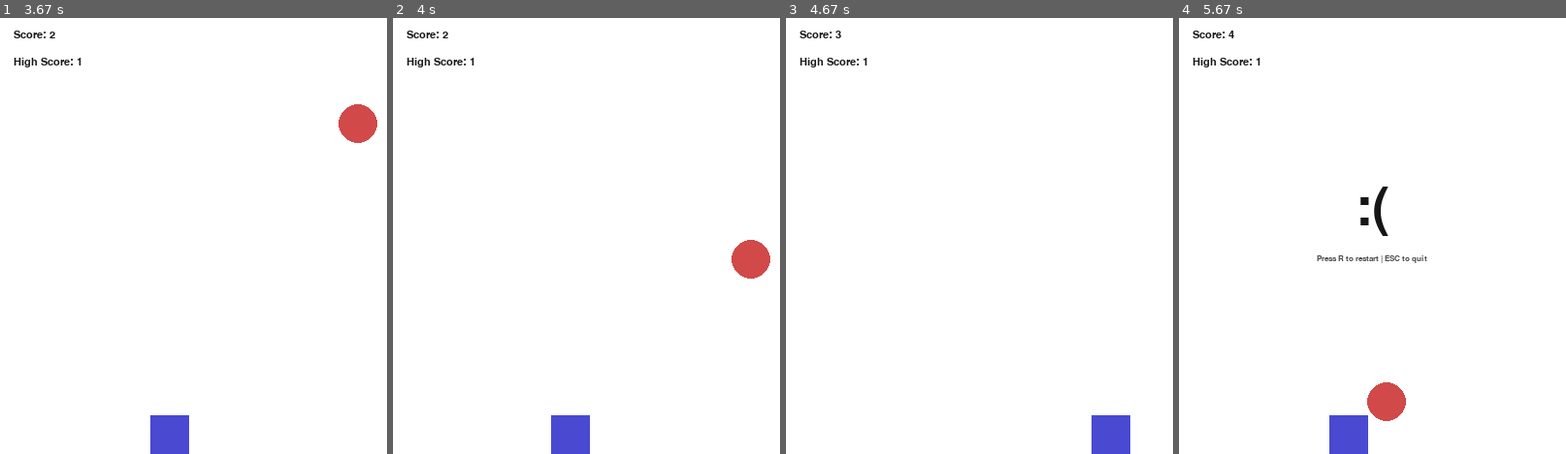
Above: before the commit, frames 1-4 (left to right).
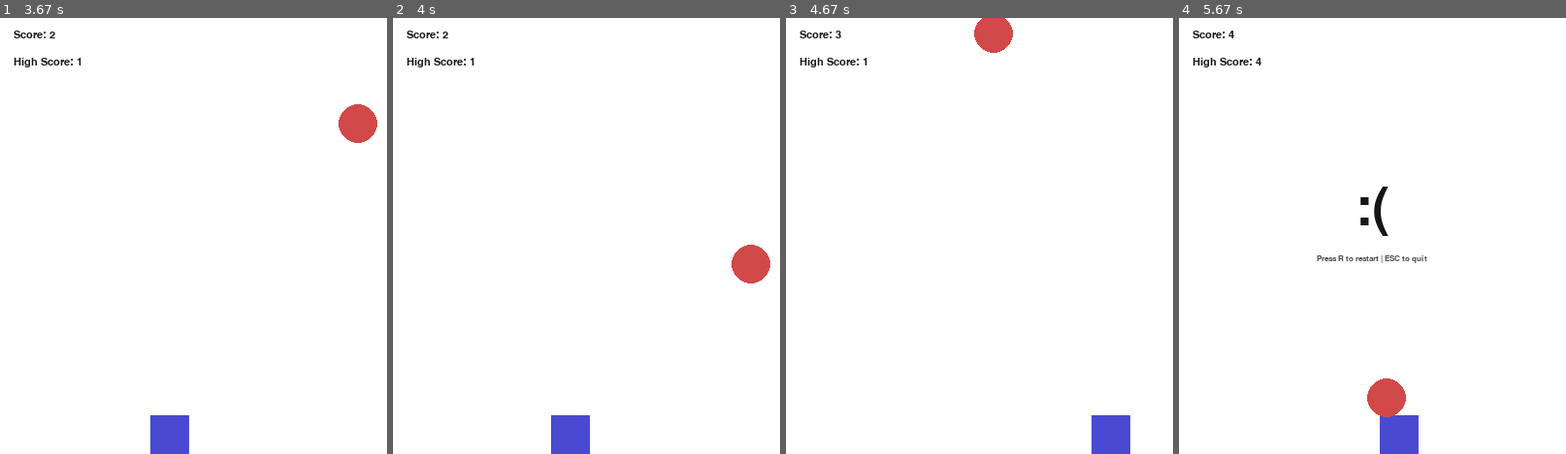
Above: after the commit, the same moments.

Repository: cwrlcarl/pygame-mini-games
Game: pygame game, started from dodge-object/main.py
Same seed, same stepped clock (60 frames per second), same inputs: the game is played once before the commit and once after it.
Inputs:
- Up to frame 1 (3.67 s): hold Right 0.33-0.8 s; hold Right 0.83-1.3 s; hold R 1.9-2.2 s; hold Left 2.23-2.63 s; hold Right 2.67-3.3 s; hold Left from 3.33 s (still down)
- Up to frame 2 (4 s): release Left at 3.8 s; hold Right from 3.83 s (still down)
- Up to frame 3 (4.67 s): release Right at 4.3 s; hold Right from 4.33 s (still down)
- Up to frame 4 (5.67 s): release Right at 4.8 s; hold Left 4.83-5.37 s; hold Left from 5.4 s (still down)

Frame 1 is identical in both runs. In frame 2, 0.2% of the frame differs, in the area x 87-98%, y 50-61%; in frame 3, 0.7%; in frame 4, 1.9%, in the area x 19-62%, y 9-100%.

Commit message:
Fix reset game bug

Diff:
--- a/dodge-object/main.py
+++ b/dodge-object/main.py
@@ -101,10 +101,11 @@
     reset_object(object_rect)
 
     score = 0
+    fall_speed = FALL_SPEED
+    next_speed_increase = 2
     game_over = False
-    fall_speed = FALL_SPEED
 
-    return player_rect, object_rect, score, fall_speed, game_over
+    return player_rect, object_rect, score, fall_speed, next_speed_increase, game_over
 
 
 def reset_object(object_rect):
@@ -125,7 +126,7 @@
     score = 0
     high_score = 0
     fall_speed = FALL_SPEED
-    next_speed_increase = 10
+    next_speed_increase = 2
     game_over = False
 
     clock = pygame.time.Clock()
@@ -136,7 +137,7 @@
 
         if score >= next_speed_increase:
             fall_speed += 1
-            next_speed_increase += 10
+            next_speed_increase += 2
 
         for event in pygame.event.get():
             if event.type == pygame.QUIT:
@@ -144,7 +145,7 @@
 
             if event.type == pygame.KEYDOWN:
                 if event.key == pygame.K_r and game_over:
-                    player_rect, object_rect, score, fall_speed, game_over = reset_game()
+                    player_rect, object_rect, score, fall_speed, next_speed_increase, game_over = reset_game()
 
                 if event.key == pygame.K_ESCAPE and game_over:
                     running = False
